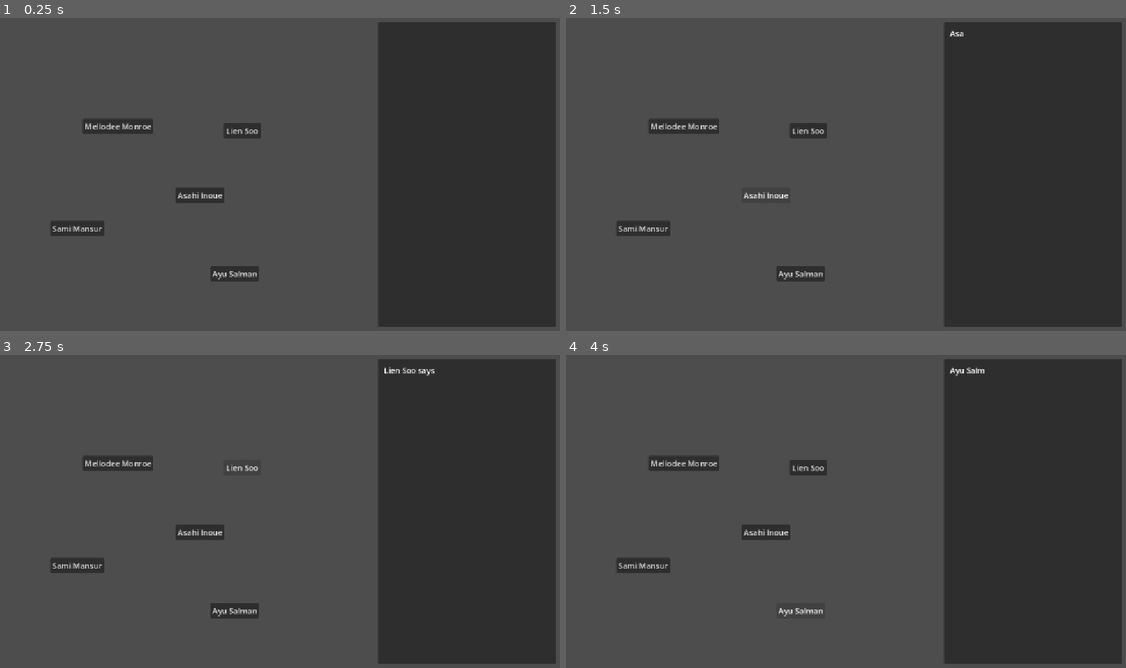
Above: before the commit, frames 1-4 (two rows, left to right).
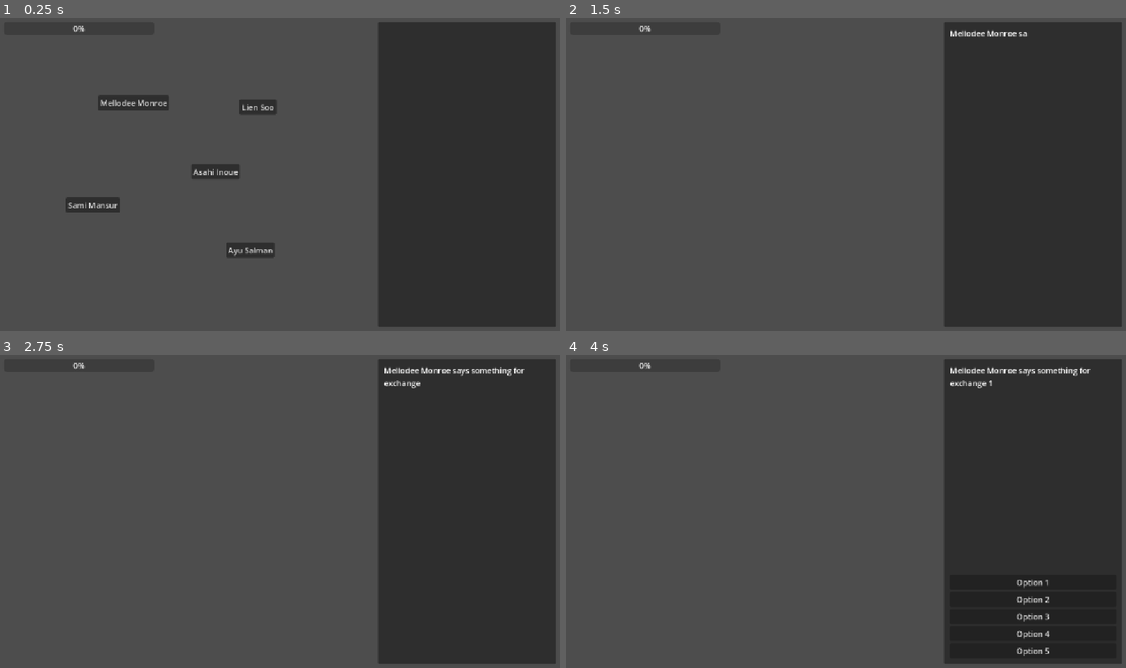
Above: after the commit, the same moments.

Repository: specialOne16/Foggy-Glasses
Game: Godot game, scene res://gameplay/gameplay.tscn
The game is run twice, just before and just after one commit, with the same random seed, the same clock (stepped at 60 frames per second) and the same inputs.
Inputs (mouse positions are in pixels of both pictures, inside the frame that each line leads up to):
- Up to frame 1 (0.25 s): no input
- Up to frame 2 (1.5 s): click "Mellodee Monroe" at 0.5 s; click (767, 196) at 1.25 s, where only the run before the commit has a clickable "Asahi Inoue"
- Up to frame 3 (2.75 s): click (240, 467) at 2 s, where only the run before the commit has a clickable "Lien Soo"
- Up to frame 4 (4 s): click (644, 564) at 2.75 s, where only the run before the commit has a clickable "Sami Mansur"; click (801, 611) at 3.5 s, where only the run before the commit has a clickable "Ayu Salman"

The runs differ from the first frame. In frame 1, 3.8% of the frame differs, in the area x 9-50%, y 2-85%; in frame 2, 1.8%; in frame 3, 2.1%; in frame 4, 2.4%.

Commit message:
nervousness

Diff:
--- a/gameplay/components/candidate.gd
+++ b/gameplay/components/candidate.gd
@@ -1,11 +1,11 @@
 extends Button
 class_name Candidate
 
-signal candidate_selected(data: CandidateData)
+signal candidate_selected(data: Candidate)
 
 @export var data: CandidateData
 
 func _ready() -> void:
-	pressed.connect(func(): candidate_selected.emit(data))
+	pressed.connect(func(): candidate_selected.emit(self))
 
 	text = data.candidate_name
--- a/gameplay/gameplay.gd
+++ b/gameplay/gameplay.gd
@@ -1,4 +1,8 @@
 extends Control
+
+@onready var persons = [%Person1, %Person2, %Person3, %Person4, %Person5]
+@onready var options = [%Option1, %Option2, %Option3, %Option4, %Option5]
+@onready var nervousness_bar: ProgressBar = %NervousnessBar
 
 @onready var label: Label = %Label
 @onready var dialogue: Dialogue = %Dialogue
@@ -8,18 +12,20 @@
 var success_exchange = 0
 
 func _ready() -> void:
-	for person in [%Person1, %Person2, %Person3, %Person4, %Person5]:
+	for person in persons:
 		person.candidate_selected.connect(_candidate_selected)
 
-	dialogue.sequence_finished.connect(_toggle_options.bind(true))
+	dialogue.sequence_finished.connect(_dialogue_finished)
 
-	for option in [%Option1, %Option2, %Option3, %Option4, %Option5]:
+	for option in options:
 		option.pressed.connect(_option_selected.bind(option))
 		option.visible = false
 
-func _candidate_selected(data: CandidateData):
-	active_person = data
+func _candidate_selected(candidate: Candidate):
+	active_person = candidate.data
 	sequence_number = 1
+	candidate.disabled = true
+	for person in persons: person.visible = false
 
 	_toggle_options(false)
 	dialogue.start_dialogue_sequence(active_person.get_dialogue(sequence_number))
@@ -35,9 +41,19 @@
 	else:
 		active_person = null
 		dialogue.start_dialogue_sequence(["%d errors" % (5 - success_exchange)])
+		match 5 - success_exchange:
+			0, 1: nervousness_bar.value -= 10
+			2: nervousness_bar.value += 5
+			3, 4, 5: nervousness_bar.value += 20
+
+func _dialogue_finished():
+	if active_person != null:
+		_toggle_options(true)
+	else:
+		for person in persons: person.visible = true
 
 func _toggle_options(option_visible: bool):
 	if active_person == null: return
 
-	for option in [%Option1, %Option2, %Option3, %Option4, %Option5]:
+	for option in options:
 		option.visible = option_visible
--- a/gameplay/gameplay.tscn
+++ b/gameplay/gameplay.tscn
@@ -19,101 +19,55 @@
 grow_vertical = 2
 script = ExtResource("1_41n4r")
 
-[node name="Person1" type="Button" parent="." unique_id=1066751512]
-unique_name_in_owner = true
-layout_mode = 0
-offset_left = 173.0
-offset_top = 210.0
-offset_right = 249.0
-offset_bottom = 241.0
-text = "Person 1"
-script = ExtResource("2_ueusv")
-data = ExtResource("3_yvprt")
-metadata/_custom_type_script = "uid://b3nchrelsy3go"
-
-[node name="Person2" type="Button" parent="." unique_id=1039517394]
-unique_name_in_owner = true
-layout_mode = 0
-offset_left = 363.0
-offset_top = 351.0
-offset_right = 439.0
-offset_bottom = 382.0
-text = "Person 2"
-script = ExtResource("2_ueusv")
-data = ExtResource("4_r5as3")
-metadata/_custom_type_script = "uid://b3nchrelsy3go"
-
-[node name="Person3" type="Button" parent="." unique_id=1168119716]
-unique_name_in_owner = true
-layout_mode = 0
-offset_left = 461.0
-offset_top = 219.0
-offset_right = 537.0
-offset_bottom = 250.0
-text = "Person 2"
-script = ExtResource("2_ueusv")
-data = ExtResource("5_nimes")
-metadata/_custom_type_script = "uid://b3nchrelsy3go"
-
-[node name="Person4" type="Button" parent="." unique_id=1220695094]
-unique_name_in_owner = true
-layout_mode = 0
-offset_left = 107.0
-offset_top = 419.0
-offset_right = 183.0
-offset_bottom = 450.0
-text = "Person 2"
-script = ExtResource("2_ueusv")
-data = ExtResource("6_2okcp")
-metadata/_custom_type_script = "uid://b3nchrelsy3go"
-
-[node name="Person5" type="Button" parent="." unique_id=897581691]
-unique_name_in_owner = true
-layout_mode = 0
-offset_left = 434.0
-offset_top = 511.0
-offset_right = 510.0
-offset_bottom = 542.0
-text = "Person 2"
-script = ExtResource("2_ueusv")
-data = ExtResource("7_vyivm")
-metadata/_custom_type_script = "uid://b3nchrelsy3go"
-
 [node name="MarginContainer" type="MarginContainer" parent="." unique_id=1259565456]
 layout_mode = 1
-anchors_preset = 11
-anchor_left = 1.0
+anchors_preset = 15
 anchor_right = 1.0
 anchor_bottom = 1.0
-offset_left = -386.0
-grow_horizontal = 0
+grow_horizontal = 2
 grow_vertical = 2
 theme_override_constants/margin_left = 12
 theme_override_constants/margin_top = 12
 theme_override_constants/margin_right = 12
 theme_override_constants/margin_bottom = 12
 
-[node name="PanelContainer" type="PanelContainer" parent="MarginContainer" unique_id=1510549329]
+[node name="Control" type="Control" parent="MarginContainer" unique_id=944719437]
 layout_mode = 2
 
-[node name="MarginContainer" type="MarginContainer" parent="MarginContainer/PanelContainer" unique_id=649985169]
+[node name="NervousnessBar" type="ProgressBar" parent="MarginContainer/Control" unique_id=312187892]
+unique_name_in_owner = true
+layout_mode = 1
+offset_right = 307.0
+offset_bottom = 27.0
+
+[node name="PanelContainer" type="PanelContainer" parent="MarginContainer/Control" unique_id=1510549329]
+layout_mode = 1
+anchors_preset = 11
+anchor_left = 1.0
+anchor_right = 1.0
+anchor_bottom = 1.0
+offset_left = -364.0
+grow_horizontal = 0
+grow_vertical = 2
+
+[node name="MarginContainer" type="MarginContainer" parent="MarginContainer/Control/PanelContainer" unique_id=649985169]
 layout_mode = 2
 theme_override_constants/margin_left = 12
 theme_override_constants/margin_top = 12
 theme_override_constants/margin_right = 12
 theme_override_constants/margin_bottom = 12
 
-[node name="Options" type="VBoxContainer" parent="MarginContainer/PanelContainer/MarginContainer" unique_id=1302313535]
+[node name="Options" type="VBoxContainer" parent="MarginContainer/Control/PanelContainer/MarginContainer" unique_id=1302313535]
 layout_mode = 2
 
-[node name="Label" type="Label" parent="MarginContainer/PanelContainer/MarginContainer/Options" unique_id=2100475848]
+[node name="Label" type="Label" parent="MarginContainer/Control/PanelContainer/MarginContainer/Options" unique_id=2100475848]
 unique_name_in_owner = true
 custom_minimum_size = Vector2(340, 0)
 layout_mode = 2
 size_flags_vertical = 3
 autowrap_mode = 3
 
-[node name="Option1" type="Button" parent="MarginContainer/PanelContainer/MarginContainer/Options" unique_id=431362580]
+[node name="Option1" type="Button" parent="MarginContainer/Control/PanelContainer/MarginContainer/Options" unique_id=431362580]
 unique_name_in_owner = true
 layout_mode = 2
 text = "Option 1"
@@ -121,7 +75,7 @@
 id = 1
 metadata/_custom_type_script = "uid://dge6jk2puryar"
 
-[node name="Option2" type="Button" parent="MarginContainer/PanelContainer/MarginContainer/Options" unique_id=1984692847]
+[node name="Option2" type="Button" parent="MarginContainer/Control/PanelContainer/MarginContainer/Options" unique_id=1984692847]
 unique_name_in_owner = true
 layout_mode = 2
 text = "Option 2"
@@ -129,7 +83,7 @@
 id = 2
 metadata/_custom_type_script = "uid://dge6jk2puryar"
 
-[node name="Option3" type="Button" parent="MarginContainer/PanelContainer/MarginContainer/Options" unique_id=1866058970]
+[node name="Option3" type="Button" parent="MarginContainer/Control/PanelContainer/MarginContainer/Options" unique_id=1866058970]
 unique_name_in_owner = true
 layout_mode = 2
 text = "Option 3"
@@ -137,7 +91,7 @@
 id = 3
 metadata/_custom_type_script = "uid://dge6jk2puryar"
 
-[node name="Option4" type="Button" parent="MarginContainer/PanelContainer/MarginContainer/Options" unique_id=1342522610]
+[node name="Option4" type="Button" parent="MarginContainer/Control/PanelContainer/MarginContainer/Options" unique_id=1342522610]
 unique_name_in_owner = true
 layout_mode = 2
 text = "Option 4"
@@ -145,7 +99,7 @@
 id = 4
 metadata/_custom_type_script = "uid://dge6jk2puryar"
 
-[node name="Option5" type="Button" parent="MarginContainer/PanelContainer/MarginContainer/Options" unique_id=1689095254]
+[node name="Option5" type="Button" parent="MarginContainer/Control/PanelContainer/MarginContainer/Options" unique_id=1689095254]
 unique_name_in_owner = true
 layout_mode = 2
 text = "Option 5"
@@ -153,7 +107,67 @@
 id = 5
 metadata/_custom_type_script = "uid://dge6jk2puryar"
 
-[node name="Dialogue" type="Node" parent="MarginContainer/PanelContainer" unique_id=1293488405 node_paths=PackedStringArray("label")]
+[node name="Dialogue" type="Node" parent="MarginContainer/Control/PanelContainer" unique_id=1293488405 node_paths=PackedStringArray("label")]
 unique_name_in_owner = true
 script = ExtResource("1_nyvx4")
 label = NodePath("../MarginContainer/Options/Label")
+
+[node name="Person1" type="Button" parent="MarginContainer/Control" unique_id=1066751512]
+unique_name_in_owner = true
+layout_mode = 0
+offset_left = 193.0
+offset_top = 150.0
+offset_right = 269.0
+offset_bottom = 181.0
+text = "Person 1"
+script = ExtResource("2_ueusv")
+data = ExtResource("3_yvprt")
+metadata/_custom_type_script = "uid://b3nchrelsy3go"
+
+[node name="Person2" type="Button" parent="MarginContainer/Control" unique_id=1039517394]
+unique_name_in_owner = true
+layout_mode = 0
+offset_left = 383.0
+offset_top = 291.0
+offset_right = 459.0
+offset_bottom = 322.0
+text = "Person 2"
+script = ExtResource("2_ueusv")
+data = ExtResource("4_r5as3")
+metadata/_custom_type_script = "uid://b3nchrelsy3go"
+
+[node name="Person3" type="Button" parent="MarginContainer/Control" unique_id=1168119716]
+unique_name_in_owner = true
+layout_mode = 0
+offset_left = 481.0
+offset_top = 159.0
+offset_right = 557.0
+offset_bottom = 190.0
+text = "Person 2"
+script = ExtResource("2_ueusv")
+data = ExtResource("5_nimes")
+metadata/_custom_type_script = "uid://b3nchrelsy3go"
+
+[node name="Person4" type="Button" parent="MarginContainer/Control" unique_id=1220695094]
+unique_name_in_owner = true
+layout_mode = 0
+offset_left = 127.0
+offset_top = 359.0
+offset_right = 203.0
+offset_bottom = 390.0
+text = "Person 2"
+script = ExtResource("2_ueusv")
+data = ExtResource("6_2okcp")
+metadata/_custom_type_script = "uid://b3nchrelsy3go"
+
+[node name="Person5" type="Button" parent="MarginContainer/Control" unique_id=897581691]
+unique_name_in_owner = true
+layout_mode = 0
+offset_left = 454.0
+offset_top = 451.0
+offset_right = 530.0
+offset_bottom = 482.0
+text = "Person 2"
+script = ExtResource("2_ueusv")
+data = ExtResource("7_vyivm")
+metadata/_custom_type_script = "uid://b3nchrelsy3go"
